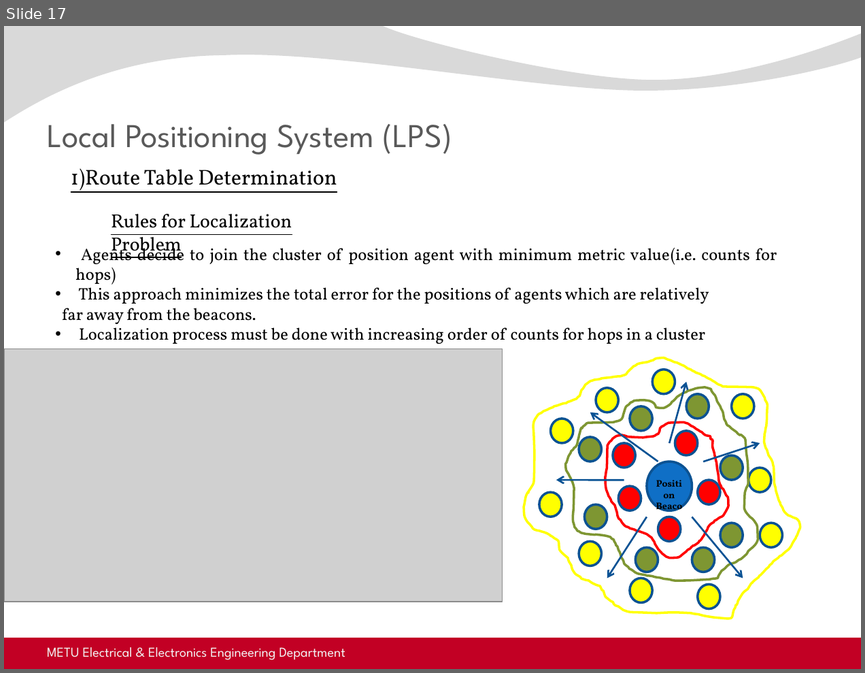
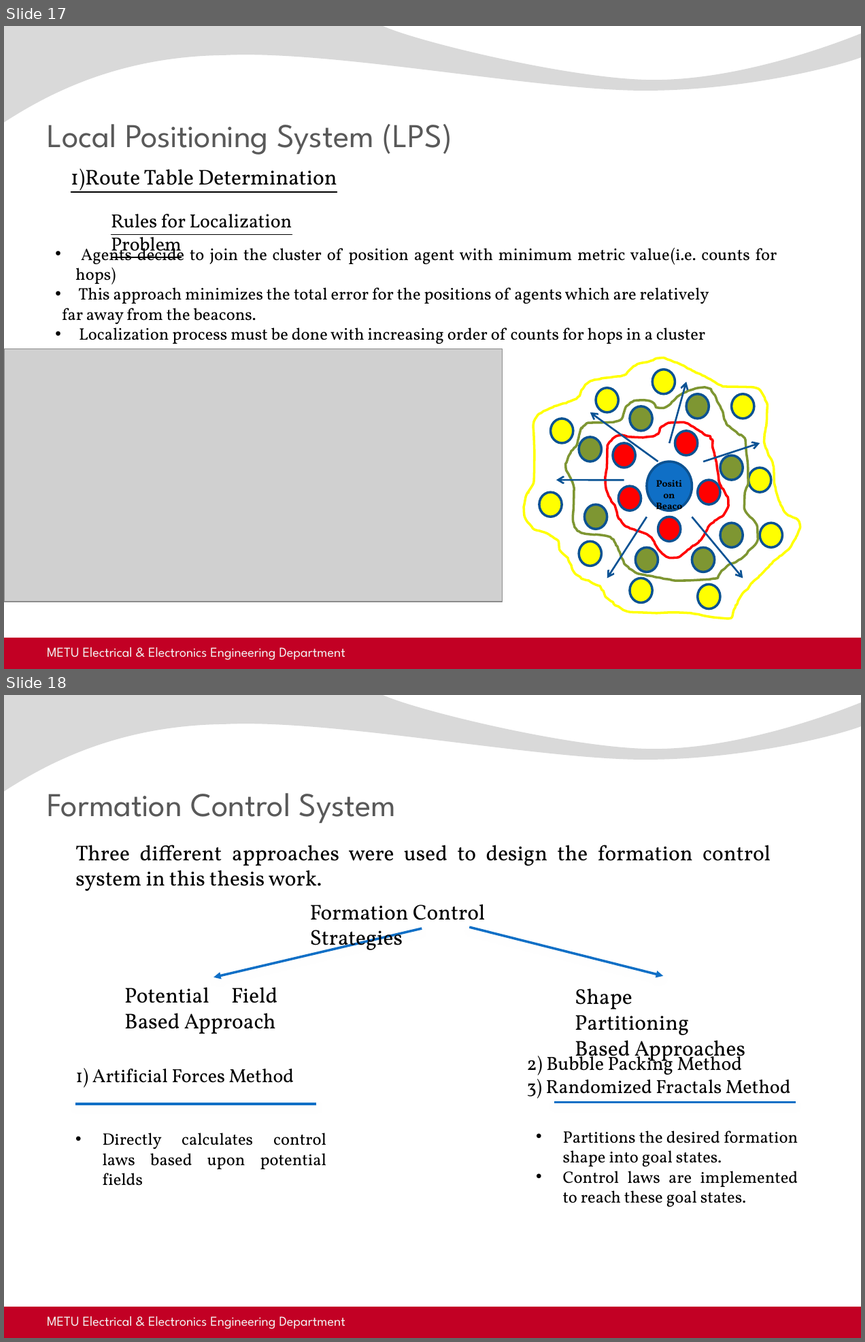
Before and after one commit to kadir4172/formation_control, a slide deck: juri_sunum.pptx. Shown one above the other, each under a label of ours: slide 17 before the commit, slides 17 and 18 after it. The pictures are 865x673 and 865x1342 pixels, drawn with LibreOffice and Linux fonts; fonts in the diff are those of the drawing; grey boxes stand for pictures; background and template pictures are left out. Boxes give left, top, right and bottom in pixels: in the first picture for what was removed or moved away, otherwise in the second. Text is boxed around its words. In the diff, an @@ line names an element or a change of style, - is before the commit and + after.

Commit message:
[update] formation control kismi sunuma ekleniyor

```diff
--- a/juri_sunum.pptx
+++ b/juri_sunum.pptx
@@ slide 18 added at <box>4,695,861,1338</box>, background picture (left out); not listed: 2 template elements that a slide beside it also shows @@
@@ title added at <box>47,793,396,823</box>, 28 pt, text #595959 @@
+Formation Control System
@@ text added at <box>75,845,770,891</box>, 18 pt, text #000000 @@
+Three different approaches were used to design the formation control system in this thesis work.
@@ text added at <box>310,904,485,955</box>, 18 pt, text #000000 @@
+Formation Control Strategies
@@ arrow added from (422, 928) to (214, 977), #0F6FC6 2 pt @@
@@ arrow added from (469, 927) to (663, 976), #0F6FC6 2 pt @@
@@ text added at <box>124,987,277,1034</box>, 18 pt, text #000000 @@
+Potential Field Based Approach
@@ text added at <box>575,988,745,1066</box>, 18 pt, text #000000 @@
+Shape Partitioning Based Approaches
@@ text added at <box>527,1052,791,1102</box>, 16 pt, text #000000 @@
+2) Bubble Packing Method
+3) Randomized Fractals Method
@@ text added at <box>75,1068,294,1087</box>, 16 pt, text #000000 @@
+1) Artificial Forces Method
@@ line added from (796, 1102) to (554, 1102), #0F6FC6 2 pt @@
@@ line added from (317, 1104) to (75, 1104), #0F6FC6 2 pt @@
@@ text added at <box>103,1132,326,1185</box>, 14 pt, text #000000 @@
+• Directly calculates control laws based upon potential fields
@@ text added at <box>563,1130,798,1206</box>, 14 pt, text #000000 @@
+• Partitions the desired formation shape into goal states.
+• Control laws are implemented to reach these goal states.
@@ text added at <box>47,1316,345,1329</box>, 11.5 pt, text #F2F2F2 @@
+METU Electrical & Electronics Engineering Department
```
Also in this commit, not shown: 3 other slides added, 2 other files.
